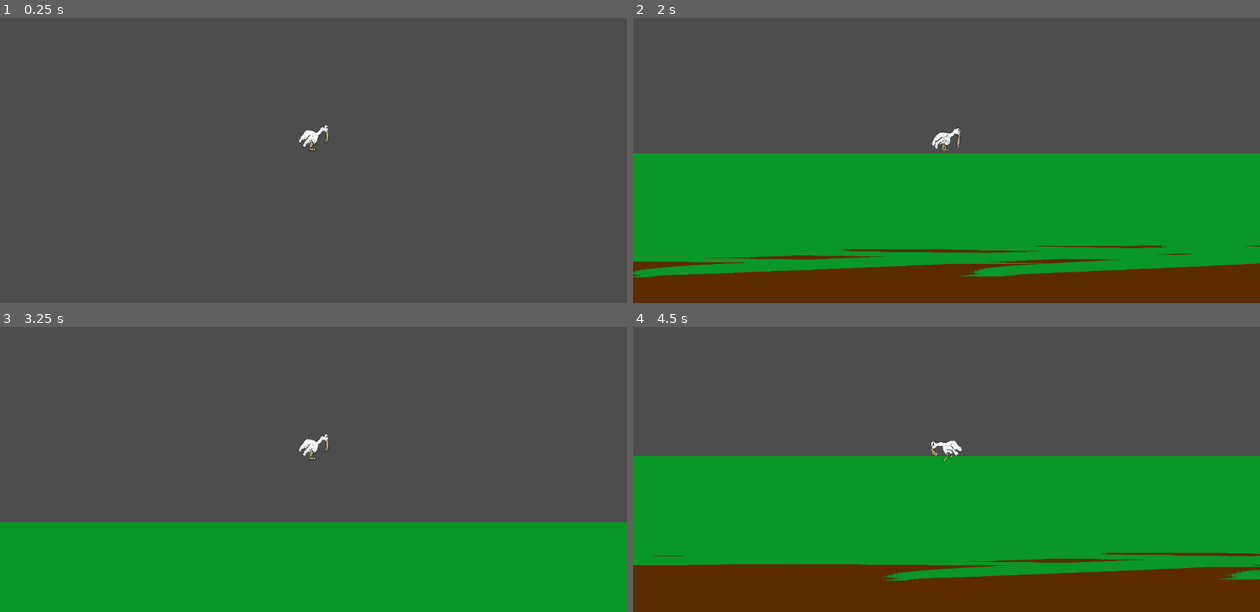
Above: before the commit, frames 1-4 (two rows, left to right).
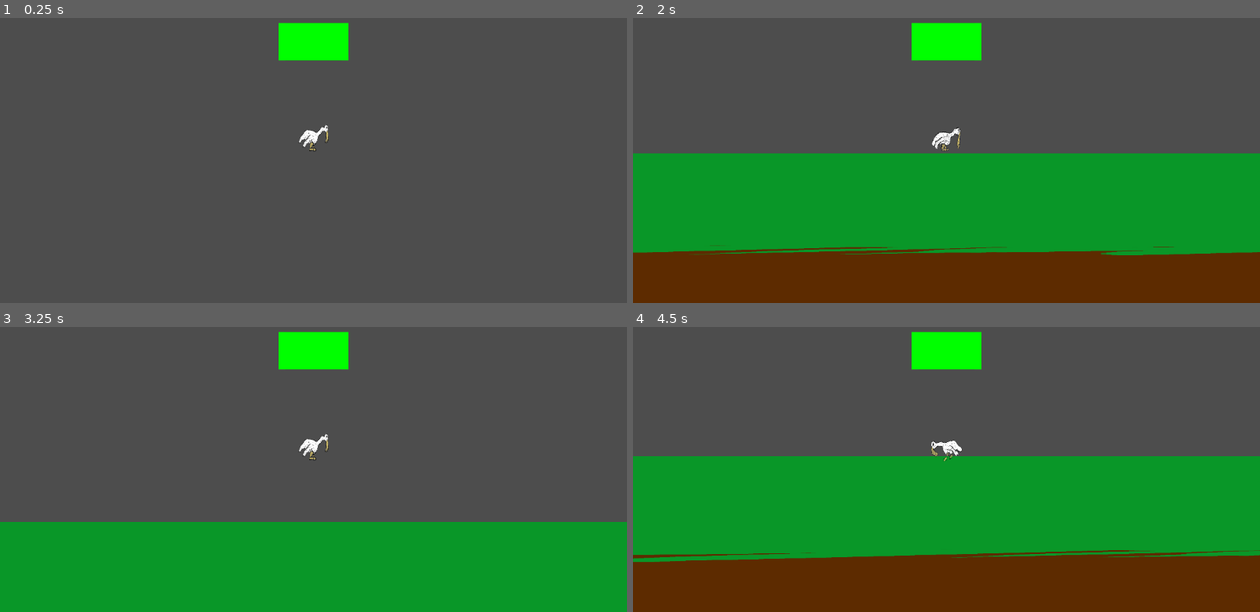
Above: after the commit, the same moments.

Repository: BoddanB/game_jam_charm
Game: Godot game, scene res://world.tscn
The game is run twice, just before and just after one commit, with the same random seed, the same clock (stepped at 60 frames per second) and the same inputs.
Inputs:
- Up to frame 1 (0.25 s): no input
- Up to frame 2 (2 s): hold D (player_right) from 0.53 s (still down); tap Space (player_jump) at 0.77, 1.52 s
- Up to frame 3 (3.25 s): release D (player_right) at 2.03 s; hold A (player_left) 2.03-2.78 s; hold D (player_right) from 2.78 s (still down); tap Space (player_jump) at 3.02 s
- Up to frame 4 (4.5 s): tap Space (player_jump) at 3.77 s; release D (player_right) at 4.28 s; hold A (player_left) from 4.28 s (still down)

The runs differ from the first frame. In frame 1, 1.5% of the frame differs, in the area x 44-56%, y 1-44%; in frame 2, 7.7%, in the area x 0-100%, y 1-92%; in frame 3, 1.5%; in frame 4, 6.3%.

Commit message:
Added a basic health bar component, for all types of enemies and the player

Diff:
--- a/Player/player.gd
+++ b/Player/player.gd
@@ -10,6 +10,8 @@
 const jump_time_peak: float = 0.8
 const jump_time_descent: float = 0.4
 
+var player_health:Control
+
 #The jump velocity must be negtive in order to jump.
 @onready var jump_velocity: float = ((2.0 * jump_height) / jump_time_peak) * -1.0
 @onready var jump_gravity: float = ((-2.0 * jump_height) / (jump_time_peak * jump_time_peak)) * -1.0
@@ -19,9 +21,12 @@
 
 var jumps = 0
 
-# func _ready():
-# 	$AnimationPlayer.play("idle")
-
+func _ready():
+	player_health = $healthcontrol
+	player_health.init_health_bar(0, 100, 100)
+	player_health.health_bar_dimensions(15, 2)
+	player_health.show_percentage(false)
+	player_health.set_background_color(0, 1.0, 0, 1.0)
 
 #Pre defined physiscs function gets called every cycle.
 func _physics_process(delta):
--- a/Player/player.tscn
+++ b/Player/player.tscn
@@ -1,7 +1,8 @@
-[gd_scene load_steps=9 format=3 uid="uid://dycj2gvl83n0f"]
+[gd_scene load_steps=10 format=3 uid="uid://dycj2gvl83n0f"]
 
 [ext_resource type="Script" path="res://Player/player.gd" id="1_2igyg"]
 [ext_resource type="Texture2D" uid="uid://c5x7vcl8fg210" path="res://assets/character/duck normal sheet.png" id="2_rpso2"]
+[ext_resource type="PackedScene" uid="uid://4kyoqedf3m8y" path="res://healthbar.tscn" id="3_ic328"]
 
 [sub_resource type="RectangleShape2D" id="RectangleShape2D_smtey"]
 size = Vector2(1, 1.5)
@@ -93,3 +94,9 @@
 
 [node name="CollisionShape2D" type="CollisionShape2D" parent="playerhitbox"]
 shape = SubResource("CircleShape2D_vo6jb")
+
+[node name="healthcontrol" parent="." instance=ExtResource("3_ic328")]
+offset_left = -1.0
+offset_top = -3.0
+offset_right = 39.0
+offset_bottom = 37.0
--- a/enemy/enemy.gd
+++ b/enemy/enemy.gd
@@ -9,7 +9,7 @@
 # Get the gravity from the project settings to be synced with RigidBody nodes.
 var gravity = ProjectSettings.get_setting("physics/2d/default_gravity")
 
-
+#Pre defined physiscs function gets called every cycle.
 func _physics_process(delta):
 	# Apply the gravity.
 	apply_gravity(delta)
--- /dev/null
+++ b/healthbar.tscn
@@ -0,0 +1,17 @@
+[gd_scene load_steps=2 format=3 uid="uid://4kyoqedf3m8y"]
+
+[ext_resource type="Script" path="res://healthcontrol.gd" id="1_nfw3t"]
+
+[node name="healthcontrol" type="Control"]
+layout_mode = 3
+anchors_preset = 0
+offset_right = 10.0
+offset_bottom = 5.0
+scale = Vector2(0.2, 0.2)
+script = ExtResource("1_nfw3t")
+
+[node name="healthbar" type="ProgressBar" parent="."]
+layout_mode = 0
+offset_right = 50.0
+offset_bottom = 27.0
+scale = Vector2(0.2, 0.2)
--- /dev/null
+++ b/healthcontrol.gd
@@ -0,0 +1,42 @@
+extends Control
+
+
+var health: ProgressBar
+
+# Called when the node enters the scene tree for the first time.
+func _ready():
+	health = $healthbar
+
+# Called every frame. 'delta' is the elapsed time since the previous frame.
+# func _process(delta):
+# 	pass
+
+#Set how large the health bar should be. Note: There is a limit to how small the
+#the progress bar can be.
+func health_bar_dimensions(bar_width: int, bar_height: int):
+	health.set_custom_minimum_size(Vector2(bar_width, bar_height))
+	set_custom_minimum_size(Vector2(bar_width, bar_height))
+
+#Initialize the health bar parameters.
+func init_health_bar(min_health: int, max_health: int, health_value: int):
+	health.min_value = min_health
+	health.max_value = max_health
+	health.value = health_value
+
+#Heals the player for a certain amount.
+func regen_health(regen_amount: int):
+	health.value += regen_amount
+
+#Deals damage to the player.
+func damage(damage_dealt: int):
+	health.value -= damage_dealt
+
+#Set the background color of the progress bar.
+func set_background_color(red: float, green: float, blue: float, alpha: float = 1.0):
+	var sbl = StyleBoxFlat.new()
+	health.add_theme_stylebox_override("fill", sbl)
+	sbl.bg_color = Color(red, green, blue, alpha)
+
+#Display the percentage of the health bar.
+func show_percentage(visibility: bool):
+	health.set_show_percentage(visibility)
--- a/world.tscn
+++ b/world.tscn
@@ -12,7 +12,7 @@
 [node name="ground_basic" parent="." instance=ExtResource("1_uckjd")]
 
 [node name="player" parent="." instance=ExtResource("2_ww7j6")]
-position = Vector2(78, 528)
+position = Vector2(135, 528)
 
 [node name="enemy" parent="." instance=ExtResource("3_yri8t")]
 position = Vector2(98, 531)
